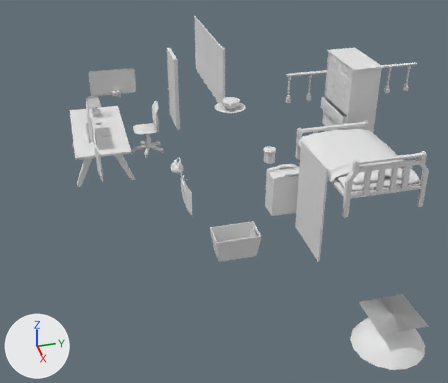
One commit to the Blender file assets/3d/householdModels.blend: the scene before it, then after it.
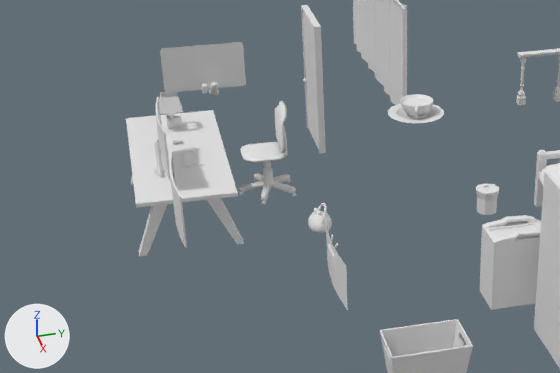
Each version appears first whole from a 50 mm lens placed at (22.4, -6.92, 10.74), pointed at (2.02, -1.61, -1.36), and next in a close-up on the part from 0% to 69% of the width and 12% to 66% of the height. Every picture has the same lights, and +X, +Y and +Z are marked at lower left.
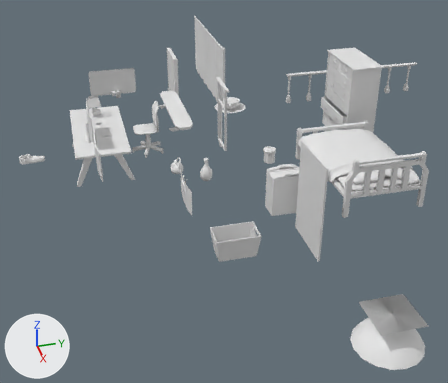
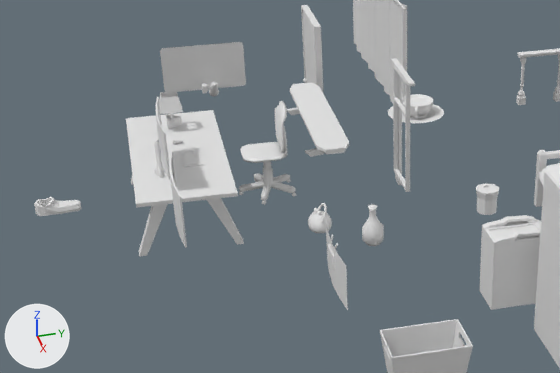
The change, as a diff of the scene's bpy script:
```diff
--- a/assets/3d/householdModels.blend.py
+++ b/assets/3d/householdModels.blend.py
@@ me_plane_002 @@
+me_plane_002.from_pydata(...)  # 18 vertices, 8 faces; spans x 0.04..0.97, y -1.0..1.0, z 0.0..0.09
@@ me_cube_032 @@
+me_cube_032.from_pydata(...)  # 74 vertices, 144 faces; spans x -1.29..1.19, y -1.11..4.55, z -0.91..0.89
@@ me_cylinder_002 @@
+me_cylinder_002.from_pydata(...)  # 56 vertices, 50 faces; spans x -1.5..1.5, y -1.5..1.5, z -1.0..15.9
+me_cylinder_002.polygons.foreach_set('use_smooth', [True] * 50)
@@ me_cube_030 @@
+me_cube_030.from_pydata(...)  # 166 vertices, 164 faces; spans x -1.18..1.16, y -1.47..1.0, z -12.88..1.0
@@ me_cube_029 @@
+me_cube_029.from_pydata(...)  # 64 vertices, 66 faces; spans x -1.0..1.0, y -1.0..1.0, z -1.0..1.0
@@ ob_plane_002 @@
+ob_plane_002 = bpy.data.objects.new('Plane.002', me_plane_002)
+ob_plane_002.location = (-1.11, -1.04, 0.63)
+ob_plane_002.rotation_euler = (-1.571, 0.0, 0.0)  # degrees (-90, 0, 0)
+ob_plane_002.scale = (0.356, 1.48, 1.0)
@@ ob_cube_032 @@
+ob_cube_032 = bpy.data.objects.new('Cube.032', me_cube_023.copy())  # the mesh of ob_cube_023
+ob_cube_032.location = (-0.29, -1.07, 2.14)
+ob_cube_032.scale = (0.807, 0.0638, 0.0324)
@@ ob_cube_031 @@
+ob_cube_031 = bpy.data.objects.new('Cube.031', me_cube_032)
+ob_cube_031.location = (0.0, -8.95, 0.01)
+ob_cube_031.scale = (0.164, 0.164, 0.164)
@@ ob_cylinder_010 @@
+ob_cylinder_010 = bpy.data.objects.new('Cylinder.010', me_cylinder_002)
+ob_cylinder_010.location = (3.05, -2.54, -0.09)
+ob_cylinder_010.scale = (0.149, 0.149, 0.0486)
@@ ob_cube_030 @@
+ob_cube_030 = bpy.data.objects.new('Cube.030', me_cube_030)
+ob_cube_030.location = (-1.01, -2.85, 1.03)
+ob_cube_030.scale = (1.7, 0.358, 0.0319)
@@ ob_cube_029 @@
+ob_cube_029 = bpy.data.objects.new('Cube.029', me_cube_029)
+ob_cube_029.location = (-0.27, -1.1, 0.83)
+ob_cube_029.scale = (-0.58, -0.0461, 1.3)
```

Where the change shows, as pixel boxes (x1, y1, x2, y2) in the close-ups (560 x 373 px):
'Cube.030', added: after (287, 82, 349, 157)
'Cube.029', added: after (393, 64, 410, 192)
'Cube.031', added: after (34, 197, 81, 216)
'Cylinder.010', added: after (362, 204, 384, 246)
'Plane.002', added: after (395, 74, 402, 185)
'Cube.032', added: after (391, 58, 415, 87)
